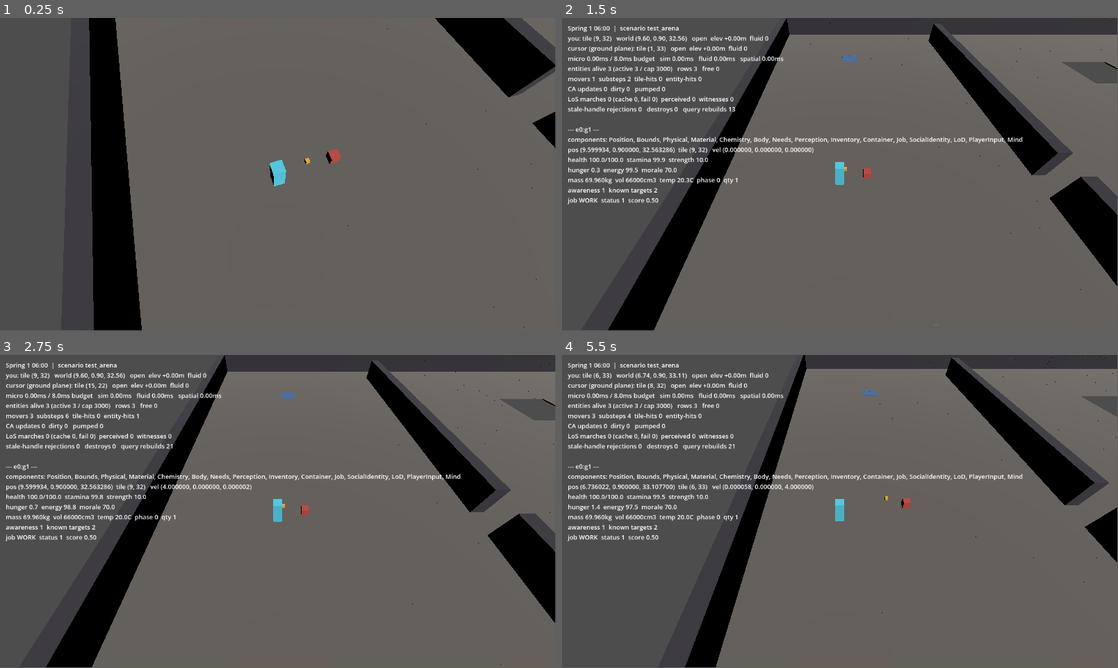
Above: before the commit, frames 1-4 (two rows, left to right).
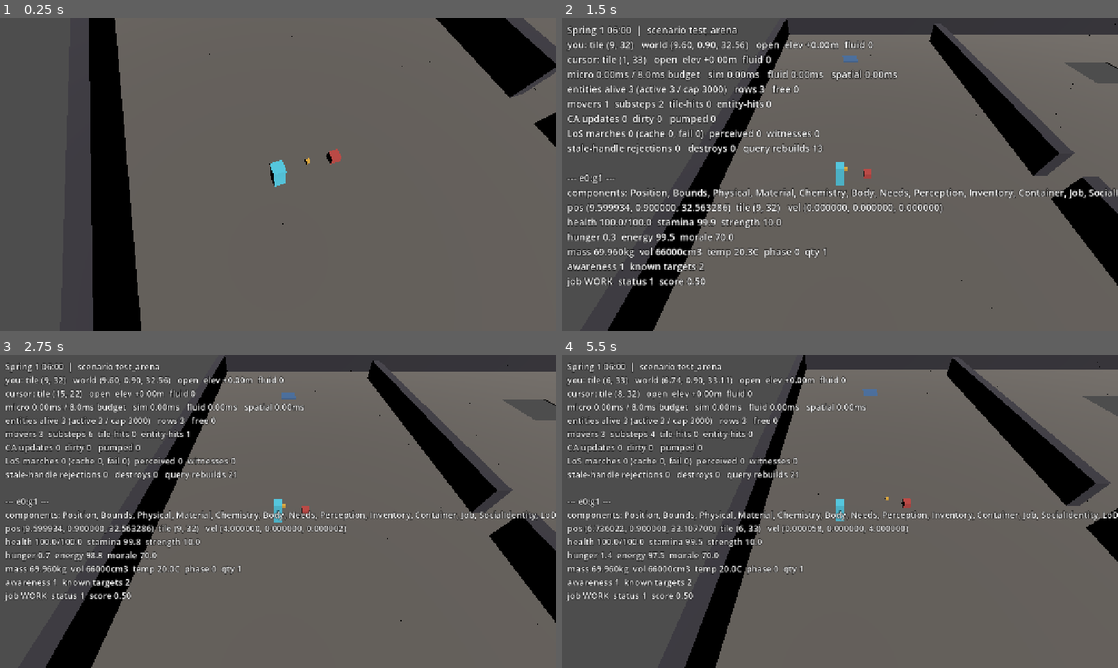
Above: after the commit, the same moments.

Repository: earchibald/ambition
Game: Godot game, scene res://viewer/Main.tscn
The game is run twice, just before and just after one commit, with the same random seed, the same clock (stepped at 60 frames per second) and the same inputs.
Inputs (mouse positions are in pixels of both pictures, inside the frame that each line leads up to):
- Up to frame 1 (0.25 s): no input
- Up to frame 2 (1.5 s): tap Enter at 0.5 s; move the mouse to (962, 158) at 0.52 s; hold D (move_right) 0.53-1.25 s; tap Tab (inspect) at 0.6 s; click (962, 158) at 0.67 s; tap = (overlay_text_bigger, bound only after the commit) at 0.8 s; drag from (728, 190) to (812, 237) at 1.27 s
- Up to frame 3 (2.75 s): move the mouse to (333, 442) at 2.02 s; hold D (move_right) from 2.03 s (still down); tap - (overlay_text_smaller, bound only after the commit) at 2.1 s; click (333, 442) at 2.17 s; tap Tab (inspect) at 2.3 s
- Up to frame 4 (5.5 s): release D (move_right) at 2.75 s; drag from (812, 574) to (673, 464) at 2.77 s; tap Space at 3.5 s; move the mouse to (1006, 558) at 3.52 s; hold A (move_left) 3.53-4.25 s; tap Tab (inspect) at 3.6 s; click (1006, 558) at 3.67 s; tap - (overlay_text_smaller, bound only after the commit) at 3.8 s; drag from (673, 464) to (756, 433) at 4.27 s; move the mouse to (867, 511) at 5.02 s; hold S (move_back) from 5.03 s (still down); tap T (slow_time) at 5.1 s; click (867, 511) at 5.17 s; tap = (overlay_text_bigger, bound only after the commit) at 5.3 s
In our replay, the window is 799x449 before the commit and 800x450 after it. These sizes can differ from the game's own. Grey fills any space a smaller window leaves; there, only what the larger window draws over its background counts as a difference.

The runs differ from the first frame. In frame 1, 0.5% of the frame differs, in the area x 10-100%, y 0-100%; in frame 2, 13%, in the area x 0-100%, y 0-100%; in frame 3, 11%; in frame 4, 11%.

Commit message:
Separate survey from movement testing; make the overlay readable
Two problems, both reported by the repo owner.

1. The cursor readout and walking were conflated. RUNNING.md presented a
single "walk here, expect this" table even though the cursor already answers
the terrain half without moving at all. They answer different questions and
now have separate tables: the cursor answers "is the map what the spec says",
which needs no walking, and walking answers "do the movement rules work",
which the cursor cannot answer because it reads terrain, not collision.

The cursor was also only correct on flat ground. It intersected the camera ray
with the y=0 plane, which is wrong at exactly the two tiles worth inspecting —
the raised ledge and the pit are the only tiles in the arena whose elevation is
not zero. It now marches the real height map, so the caveat is gone rather than
documented. TerrainView.WALL_HEIGHT_M becomes the single source of truth for
how tall a solid tile is, so a wall you can see is a wall the cursor agrees
about.

2. Overlay text was 13 pt and did not scale when the window was resized. A
CanvasLayer with no stretch mode draws at a fixed pixel size, so enlarging the
window made the text relatively SMALLER. Fixed three ways: the default is now
20 pt, the project uses canvas_items stretch against a 1280x720 reference so
UI scales with the window, and `=` / `-` adjust the size at runtime and save it
immediately. Adds a dark outline, because light text on the mid-grey stone
floor was hard to read at any size.

Readability is a requirement, not a preference. 13 pt was chosen by an agent
that never had to read it on a monitor.

Tests cover the default size floor, the stretch mode, the two new actions, and
that the cursor reports the ledge at +0.40m and the pit at -2.50m — with a
third assertion that those two elevations genuinely differ, so the check cannot
pass vacuously.

Verified: gdlint clean, 14 scripts / 146 tests / 146 passing, frames inspected.

Co-Authored-By: Claude Opus 5 <noreply@anthropic.com>
Claude-Session: https://claude.ai/code/session_01ABZxAY4TbKpt8SS9ENxdQ3

Diff:
--- a/ecs/data_models/debug_flags.gd
+++ b/ecs/data_models/debug_flags.gd
@@ -14,12 +14,23 @@
 ## Ring-buffer capacity for the structured event trace (debugging spec §3).
 const DEFAULT_TRACE_CAPACITY: int = 4096
 
+## Overlay text size in points at the 1280x720 reference resolution. The window stretch mode is
+## `canvas_items`, so the drawn size scales with the window on top of this.
+##
+## Readability is not a preference to be defaulted to the smallest legible value. 13 pt was
+## chosen by an agent that never had to read it on a real monitor.
+const DEFAULT_OVERLAY_FONT_SIZE: int = 20
+const MIN_OVERLAY_FONT_SIZE: int = 10
+const MAX_OVERLAY_FONT_SIZE: int = 64
+
 static var event_trace_enabled: bool = false
 static var perception_overlay_enabled: bool = false
 static var fluid_overlay_enabled: bool = false
 static var tick_counters_enabled: bool = true
 static var hard_fail_on_invariant_violation: bool = true
 static var trace_capacity: int = DEFAULT_TRACE_CAPACITY
+
+static var overlay_font_size: int = DEFAULT_OVERLAY_FONT_SIZE
 
 static var _loaded: bool = false
 
@@ -64,6 +75,11 @@
 		parsed.get("hard_fail_on_invariant_violation", hard_fail_on_invariant_violation)
 	)
 	trace_capacity = int(parsed.get("trace_capacity", trace_capacity))
+	overlay_font_size = clampi(
+		int(parsed.get("overlay_font_size", overlay_font_size)),
+		MIN_OVERLAY_FONT_SIZE,
+		MAX_OVERLAY_FONT_SIZE
+	)
 
 
 static func snapshot() -> Dictionary:
@@ -74,4 +90,15 @@
 		"tick_counters_enabled": tick_counters_enabled,
 		"hard_fail_on_invariant_violation": hard_fail_on_invariant_violation,
 		"trace_capacity": trace_capacity,
+		"overlay_font_size": overlay_font_size,
 	}
+
+
+## Persists the current flags, so a size chosen at runtime survives a restart. Writing the file
+## by hand to change one number is a chore nobody does twice.
+static func save_config() -> void:
+	var file: FileAccess = FileAccess.open(CONFIG_PATH, FileAccess.WRITE)
+	if file == null:
+		push_warning("could not write %s; overlay settings will not persist" % CONFIG_PATH)
+		return
+	file.store_string(JSON.stringify(snapshot(), "\t"))
--- a/project.godot
+++ b/project.godot
@@ -27,6 +27,17 @@
 World="*res://singletons/World.gd"
 GameLoopManager="*res://singletons/GameLoopManager.gd"
 
+[display]
+
+; Without a stretch mode, CanvasLayer text is drawn at a fixed pixel size and does NOT scale
+; when the window is resized — so enlarging the window made the overlay text relatively smaller,
+; which is the opposite of what resizing is for. `canvas_items` scales 2D/UI against the
+; reference resolution below; 3D still renders at native resolution.
+window/size/viewport_width=1280
+window/size/viewport_height=720
+window/stretch/mode="canvas_items"
+window/stretch/aspect="expand"
+
 [editor_plugins]
 
 enabled=PackedStringArray("res://addons/gut/plugin.cfg")
@@ -35,7 +46,8 @@
 
 ; Sprint 1 Step 4 uses Input.get_vector(), which pushes an error every frame on unmapped
 ; actions. The Sprint 0 gate asserts InputMap.has_action() for each of these (viewer/Main.gd).
-; physical_keycode values: W=87 A=65 S=83 D=68 E=69 T=84 Tab=4194306 Escape=4194305
+; physical_keycode values: W=87 A=65 S=83 D=68 E=69 T=84 Minus=45 Equal=61
+;                          Tab=4194306 Escape=4194305
 ; Tab is `inspect` (select the entity under the cursor). Bullet-time lives on its own action
 ; because sharing one key between the inspector and the time scale made the inspector
 ; unreachable — DebugOverlay.select_row had no caller at all.
@@ -74,6 +86,16 @@
 "events": [Object(InputEventKey,"resource_local_to_scene":false,"resource_name":"","device":-1,"window_id":0,"alt_press …(195 unchanged characters)…
 ]
 }
+overlay_text_bigger={
+"deadzone": 0.2,
+"events": [Object(InputEventKey,"resource_local_to_scene":false,"resource_name":"","device":-1,"window_id":0,"alt_pressed":false,"shift_pressed":false,"ctrl_pressed":false,"meta_pressed":false,"pressed":false,"keycode":0,"physical_keycode":61,"key_label":0,"unicode":0,"location":0,"echo":false,"script":null)
+]
+}
+overlay_text_smaller={
+"deadzone": 0.2,
+"events": [Object(InputEventKey,"resource_local_to_scene":false,"resource_name":"","device":-1,"window_id":0,"alt_pressed":false,"shift_pressed":false,"ctrl_pressed":false,"meta_pressed":false,"pressed":false,"keycode":0,"physical_keycode":45,"key_label":0,"unicode":0,"location":0,"echo":false,"script":null)
+]
+}
 slow_time={
 "deadzone": 0.2,
 "events": [Object(InputEventKey,"resource_local_to_scene":false,"resource_name":"","device":-1,"window_id":0,"alt_press …(190 unchanged characters)…
--- a/tests/test_sprint0_gate.gd
+++ b/tests/test_sprint0_gate.gd
@@ -13,6 +13,8 @@
 	&"attack",
 	&"inspect",
 	&"slow_time",
+	&"overlay_text_bigger",
+	&"overlay_text_smaller",
 	&"cancel",
 ]
 
--- a/tests/test_viewer_visibility.gd
+++ b/tests/test_viewer_visibility.gd
@@ -132,6 +132,53 @@
 	)
 
 
+## Readability is a requirement, not a preference. 13 pt was picked by an agent that never had to
+## read it on a real monitor, and a fixed pixel size does not grow when the window does.
+func test_overlay_text_is_legible_and_adjustable() -> void:
+	assert_gte(
+		DebugFlags.DEFAULT_OVERLAY_FONT_SIZE, 16, "the default overlay size is actually readable"
+	)
+	assert_true(InputMap.has_action(&"overlay_text_bigger"), "text size is adjustable at runtime")
+	assert_true(InputMap.has_action(&"overlay_text_smaller"), "and shrinkable again")
+
+
+## Fixed-pixel CanvasLayer text does not scale with the window, so enlarging the window made the
+## overlay relatively SMALLER. `canvas_items` is what fixes that.
+func test_window_stretch_scales_the_ui() -> void:
+	assert_eq(
+		ProjectSettings.get_setting("display/window/stretch/mode", ""),
+		"canvas_items",
+		"UI scales with the window instead of staying a fixed pixel size"
+	)
+
+
+## The cursor is a SURVEY tool and must be right about the two tiles worth surveying. A y=0 plane
+## intersection is correct on flat ground and wrong on exactly the ledge and the pit — the only
+## tiles in the arena whose elevation is not zero.
+func test_cursor_reads_elevation_from_the_height_map() -> void:
+	var overlay: DebugOverlay = DebugOverlay.new()
+	add_child_autofree(overlay)
+	var chunk: ChunkData = World.active_chunk
+
+	# Straight down onto the ledge: the marched ray must stop at +0.40 m, not at y=0.
+	assert_string_contains(
+		overlay._tile_readout(chunk, Vector2i(45, 45)),
+		"+0.40m",
+		"the ledge tile reports the raised surface"
+	)
+	# The pit floor is 2.5 m down; a flat-plane cursor would report the tile as level ground.
+	assert_string_contains(
+		overlay._tile_readout(chunk, Vector2i(42, 14)),
+		"-2.50m",
+		"the pit tile reports the sunken floor"
+	)
+	assert_lt(
+		chunk.height_at(42, 14),
+		chunk.height_at(45, 45),
+		"the pit and the ledge are genuinely different elevations, so the check is not vacuous"
+	)
+
+
 ## Bullet-time and the inspector shared one key, which is why the inspector was unreachable.
 func test_inspect_and_slow_time_are_separate_actions() -> void:
 	assert_true(InputMap.has_action(&"inspect"), "inspect is mapped")
--- a/ui/debug/debug_overlay.gd
+++ b/ui/debug/debug_overlay.gd
@@ -9,6 +9,11 @@
 
 const REFRESH_INTERVAL_S: float = 0.25
 
+## How far the cursor ray is marched, and how finely. 0.25 m is a quarter tile, which is well
+## under the smallest feature in the arena, and 240 samples at 4 Hz costs nothing.
+const CURSOR_MAX_DIST_M: float = 60.0
+const CURSOR_STEP_M: float = 0.25
+
 var _label: Label = null
 var _selected_row: int = -1
 var _accumulator: float = 0.0
@@ -17,9 +22,41 @@
 func _ready() -> void:
 	_label = Label.new()
 	_label.position = Vector2(12, 12)
-	_label.add_theme_font_size_override("font_size", 13)
+	# Dark outline: the overlay is drawn over a mid-grey stone floor, and unoutlined light text
+	# on it is barely readable regardless of size.
+	_label.add_theme_color_override("font_outline_color", Color(0, 0, 0, 0.85))
+	_label.add_theme_constant_override("outline_size", 6)
+	_apply_font_size()
 	add_child(_label)
 	visible = DebugFlags.tick_counters_enabled
+
+
+## Text size is adjustable at runtime, because "edit a JSON file in the user data directory and
+## restart" is not a real answer to "I cannot read this".
+func _unhandled_input(event: InputEvent) -> void:
+	if not visible or not event.is_pressed():
+		return
+	var delta: int = 0
+	if event.is_action(&"overlay_text_bigger"):
+		delta = 2
+	elif event.is_action(&"overlay_text_smaller"):
+		delta = -2
+	if delta == 0:
+		return
+	DebugFlags.overlay_font_size = clampi(
+		DebugFlags.overlay_font_size + delta,
+		DebugFlags.MIN_OVERLAY_FONT_SIZE,
+		DebugFlags.MAX_OVERLAY_FONT_SIZE
+	)
+	_apply_font_size()
+	DebugFlags.save_config()
+	get_viewport().set_input_as_handled()
+
+
+func _apply_font_size() -> void:
+	if _label == null:
+		return
+	_label.add_theme_font_size_override("font_size", DebugFlags.overlay_font_size)
 
 
 func _process(delta: float) -> void:
@@ -118,29 +155,45 @@
 	]
 
 
-## The tile under the mouse, so the arena map can be checked without walking the whole grid.
-##
-## Derived from the camera ray against the y=0 GROUND PLANE, not from PickSystem: the DDA march
-## only registers a hit on SOLID tiles, so over open floor it correctly returns no tile at all.
-## On the raised ledge and in the pit this therefore reads one tile or two off — labelled below
-## rather than silently wrong.
+## The tile under the mouse. This is a SURVEY tool: it answers "what is over there" for any tile
+## on screen, with no walking involved. Walking is only needed to test the movement RULES, which
+## are a separate question — see the two tables in RUNNING.md.
+##
+## Marched against the actual height map rather than intersected with the y=0 plane. A flat-plane
+## approximation is wrong at exactly the two places worth inspecting — the raised ledge and the
+## pit — because those are the only tiles whose elevation is not zero.
+##
+## Not routed through PickSystem: the DDA march registers a hit only on SOLID tiles, so over open
+## floor it correctly reports nothing at all, which is useless for a terrain survey.
 func _cursor_location() -> String:
 	var chunk: ChunkData = World.active_chunk
 	var camera: Camera3D = get_viewport().get_camera_3d()
 	if chunk == null or camera == null:
 		return "cursor: <no camera>"
+	var tile: Vector2i = _cursor_tile(chunk, camera)
+	if tile.x < 0:
+		return "cursor: <not over the arena>"
+	return "cursor: tile %s   %s" % [_format_tile(tile), _tile_readout(chunk, tile)]
+
+
+## Steps along the camera ray until it meets terrain: either the side of a solid tile, or the
+## floor surface of an open one. Returns (-1, -1) if it leaves the chunk without hitting.
+func _cursor_tile(chunk: ChunkData, camera: Camera3D) -> Vector2i:
 	var mouse: Vector2 = get_viewport().get_mouse_position()
 	var origin: Vector3 = camera.project_ray_origin(mouse)
 	var direction: Vector3 = camera.project_ray_normal(mouse)
-	if absf(direction.y) < 0.0001:
-		return "cursor: <ray parallel to ground>"
-	var distance: float = -origin.y / direction.y
-	if distance < 0.0:
-		return "cursor: <pointing at the sky>"
-	var tile: Vector2i = chunk.world_to_tile(origin + direction * distance)
-	return "cursor (ground plane): tile %s   %s" % [
-		_format_tile(tile), _tile_readout(chunk, tile)
-	]
+	var travelled: float = 0.0
+	while travelled < CURSOR_MAX_DIST_M:
+		var point: Vector3 = origin + direction * travelled
+		var tile: Vector2i = chunk.world_to_tile(point)
+		if _in_chunk(tile):
+			if chunk.is_solid(tile.x, tile.y):
+				if point.y <= TerrainView.WALL_HEIGHT_M:
+					return tile
+			elif point.y <= chunk.height_at(tile.x, tile.y):
+				return tile
+		travelled += CURSOR_STEP_M
+	return Vector2i(-1, -1)
 
 
 ## Kind, elevation and fluid for one tile. Elevation is what the step-up and drop rules read,
--- a/viewer/Main.gd
+++ b/viewer/Main.gd
@@ -55,6 +55,8 @@
 		&"attack",
 		&"inspect",
 		&"slow_time",
+		&"overlay_text_bigger",
+		&"overlay_text_smaller",
 		&"cancel",
 	]:
 		assert(InputMap.has_action(action), "missing InputMap action: %s" % action)
--- a/viewer/terrain_view.gd
+++ b/viewer/terrain_view.gd
@@ -21,6 +21,10 @@
 ## Below this many units a cell is a damp patch, not a puddle, and drawing it is noise.
 const WATER_VISIBLE_MIN_UNITS: int = 8
 
+## How tall a solid tile is drawn. Single source of truth: `DebugOverlay` marches the cursor ray
+## against this same height, so a wall you can see is a wall the cursor readout agrees about.
+const WALL_HEIGHT_M: float = 2.4
+
 var _floors: MultiMeshInstance3D = null
 var _walls: MultiMeshInstance3D = null
 var _water: MultiMeshInstance3D = null
@@ -29,7 +33,7 @@
 
 func _ready() -> void:
 	_floors = _make_layer(Vector3(1.0, 0.1, 1.0), Color(0.42, 0.40, 0.38))
-	_walls = _make_layer(Vector3(1.0, 2.4, 1.0), Color(0.24, 0.23, 0.26))
+	_walls = _make_layer(Vector3(1.0, WALL_HEIGHT_M, 1.0), Color(0.24, 0.23, 0.26))
 	_water = _make_layer(Vector3(1.0, 0.12, 1.0), Color(0.20, 0.45, 0.75, 0.65), true)
 	World.world_ready.connect(_on_world_ready)
 	if World.booted:
@@ -63,7 +67,8 @@
 		for x in WorldConstants.CHUNK_TILES:
 			var centre: Vector3 = chunk.tile_to_world(x, y)
 			if chunk.is_solid(x, y):
-				wall_transforms.append(Transform3D(Basis.IDENTITY, centre + Vector3(0, 1.2, 0)))
+				var lift := Vector3(0.0, WALL_HEIGHT_M * 0.5, 0.0)
+				wall_transforms.append(Transform3D(Basis.IDENTITY, centre + lift))
 			else:
 				floor_transforms.append(Transform3D(Basis.IDENTITY, centre))
 	_fill(_floors, floor_transforms)
Not shown, changed: RUNNING.md
